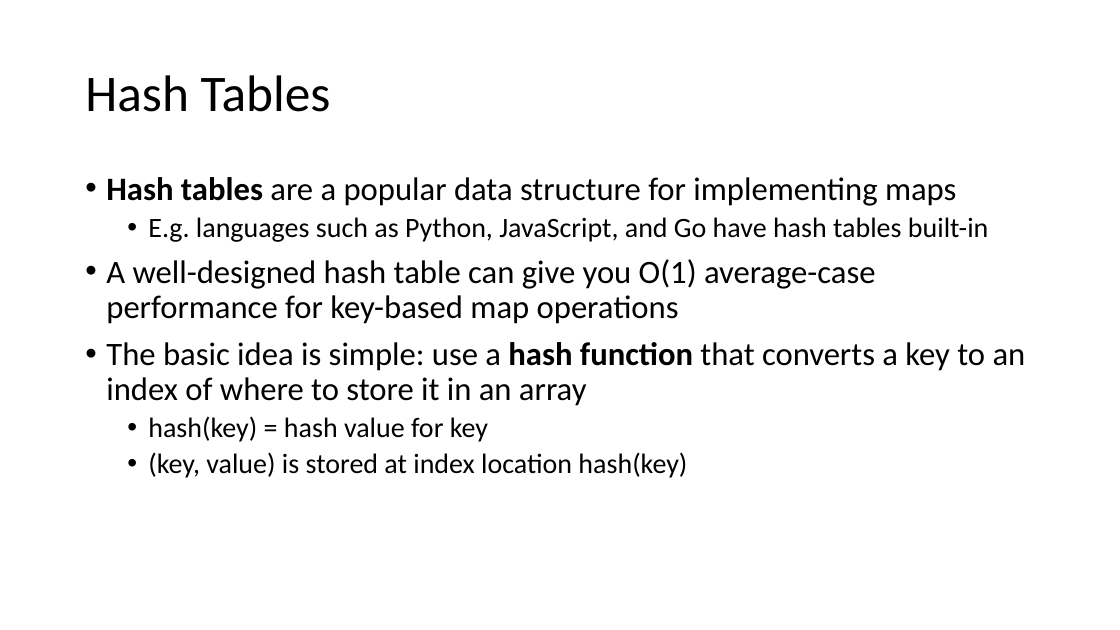
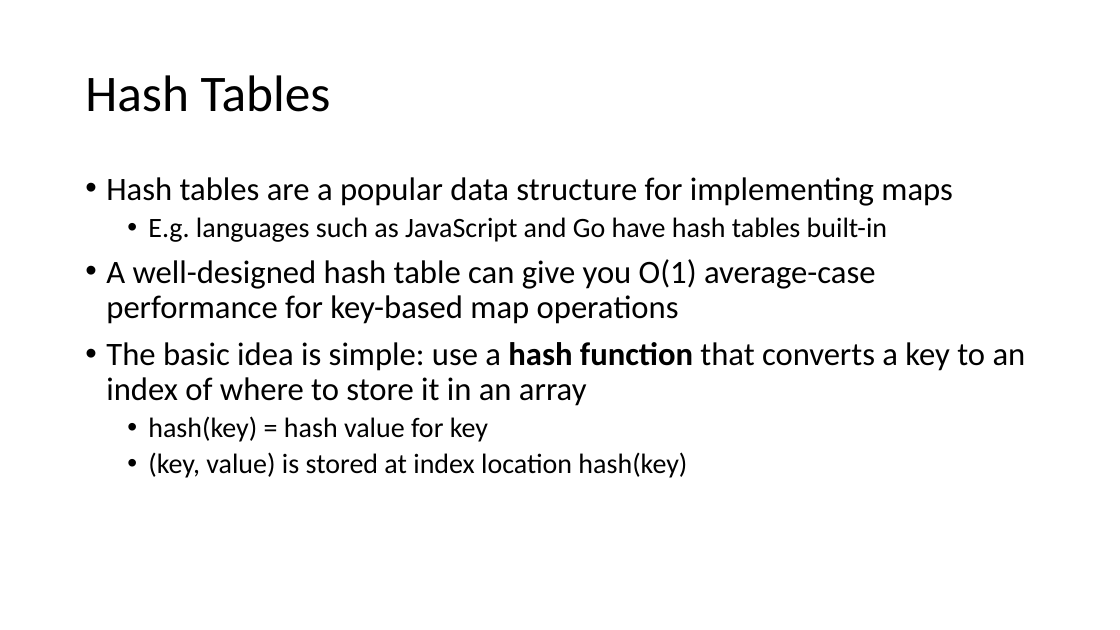
Before and after one commit to tjd1234/cmpt225fall2023, a slide deck: slide 31 of lecture_notes/week8/week8_maps_and_hashing.pptx (slide 13 before the commit). Drawn at 1120x630 pixels with LibreOffice and Linux fonts; fonts in the diff are those of the drawing. Boxes give left, top, right and bottom in pixels: in the first picture for what was removed or moved away, otherwise in the second. Text is boxed around its words. In the diff, an @@ line names an element or a change of style, - is before the commit and + after.

```diff
--- a/lecture_notes/week8/week8_maps_and_hashing.pptx
+++ b/lecture_notes/week8/week8_maps_and_hashing.pptx
@@ text at bbox=[106, 177, 952, 206]: bold off in "Hash tables" @@
@@ text at bbox=[148, 217, 887, 242]: text changed @@
-  • E.g. languages such as Python, JavaScript, and Go have hash tables built-in
+  • E.g. languages such as JavaScript and Go have hash tables built-in
```
Also in this commit, not shown: 8 other slides changed, 19 slides added.
